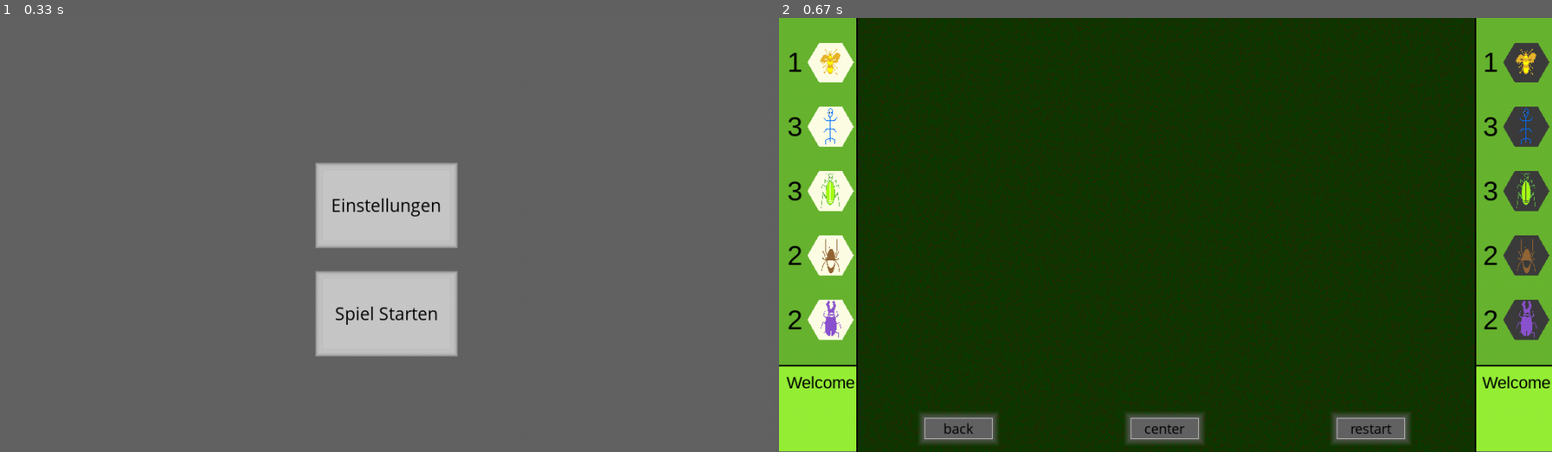
Above: before the commit, frames 1-2 (left to right).
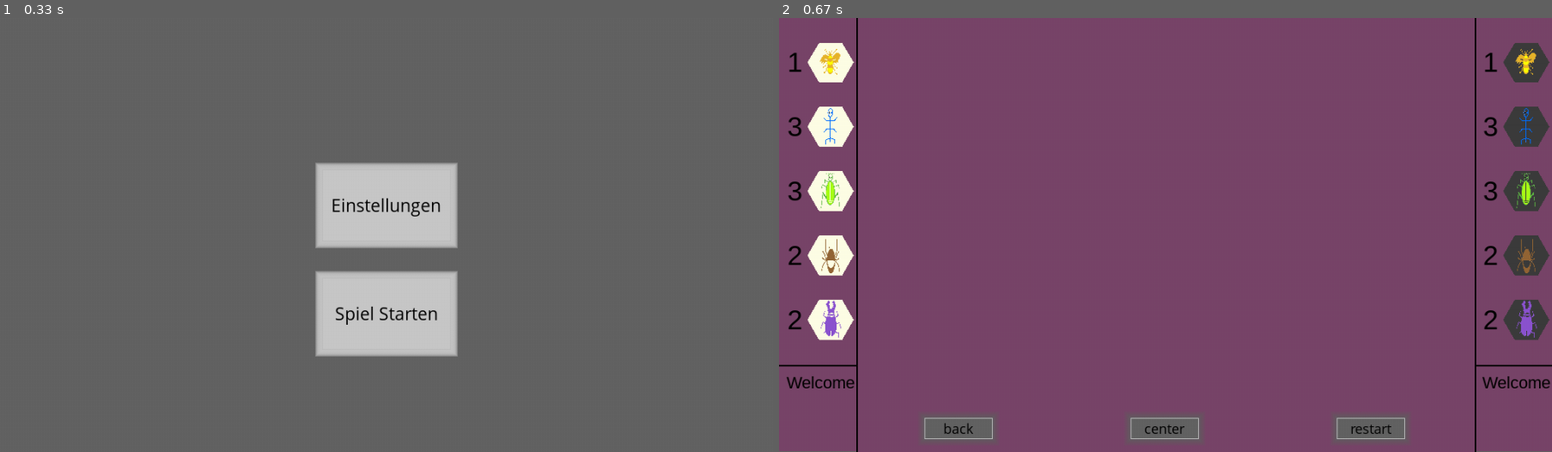
Above: after the commit, the same moments.

Repository: donnyhai/games
Game: pygame game, started from hvsh_game_basic.py
The game is run twice, just before and just after one commit, with the same random seed, the same clock (stepped at 60 frames per second) and the same inputs.
Inputs:
- Up to frame 1 (0.33 s): no input
- Up to frame 2 (0.67 s): click "Spiel Starten" at 0.38 s

Frame 1 is identical in both runs. In frame 2, 94% of the frame differs, in the area x 0-100%, y 0-100%.

Commit message:
[T] changes in draw_background

Diff:
--- a/colors.py
+++ b/colors.py
@@ -4,7 +4,7 @@
 settings_background_color = (100,100,100)
 button_color = (200,200,200)
 
-background_board = (154, 170, 5, 255)
+background_board = (120, 70, 105, 255)
 background_side_stones = (104, 181, 49, 255)
 background_side_stones2 = (104, 0, 49)
 background_text_box = (150, 240, 55, 255)
--- a/painter.py
+++ b/painter.py
@@ -14,7 +14,8 @@
 
     #fill background with color
     def draw_background(self, surface):
-        surface.blit(self.backgrounds[surface], (0,0))
+        surface.fill(c.background_board)
+#        surface.blit(self.backgrounds[surface], (0,0))
 
     #draw full hexagon (shall a frame with mark_mode = 0 also be drawn ?)
     def draw_hexagon(self, hexagon, surface):
